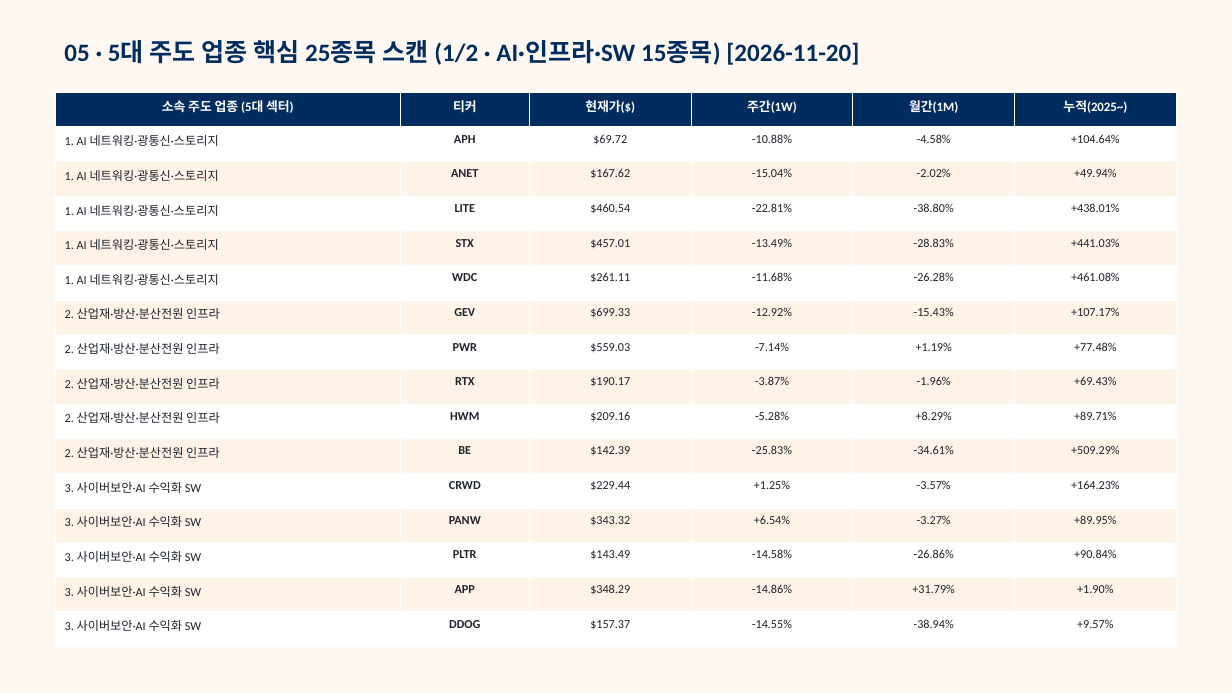
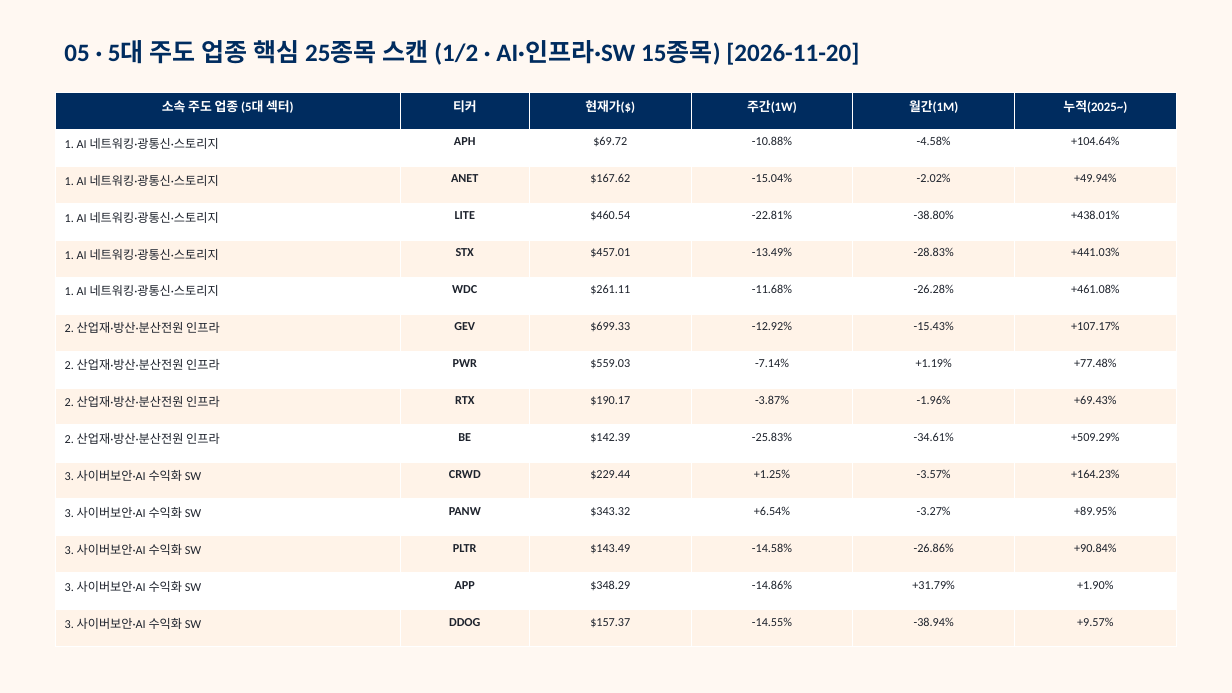
Before and after one commit to joohyunnim/ilsan-wm-us-flow-tracker, a slide deck: slide 16 of output/mirae_ilsan_wm_integrated_report_2026-11-20.pptx (slide 15 before the commit). Drawn at 1232x693 pixels with LibreOffice and Linux fonts; fonts in the diff are those of the drawing. Boxes give left, top, right and bottom in pixels: in the first picture for what was removed or moved away, otherwise in the second. Text is boxed around its words. In the diff, an @@ line names an element or a change of style, - is before the commit and + after.

```diff
--- a/output/mirae_ilsan_wm_integrated_report_2026-11-20.pptx
+++ b/output/mirae_ilsan_wm_integrated_report_2026-11-20.pptx
@@ table at bbox=[55, 92, 1177, 647] @@
-row 10: 2. 산업재·방산·분산전원 인프라 | HWM | $209.16 | -5.28% | +8.29% | +89.71%
```
Also in this commit, not shown: 1 other slide changed, 1 slide added, 1 other file.
